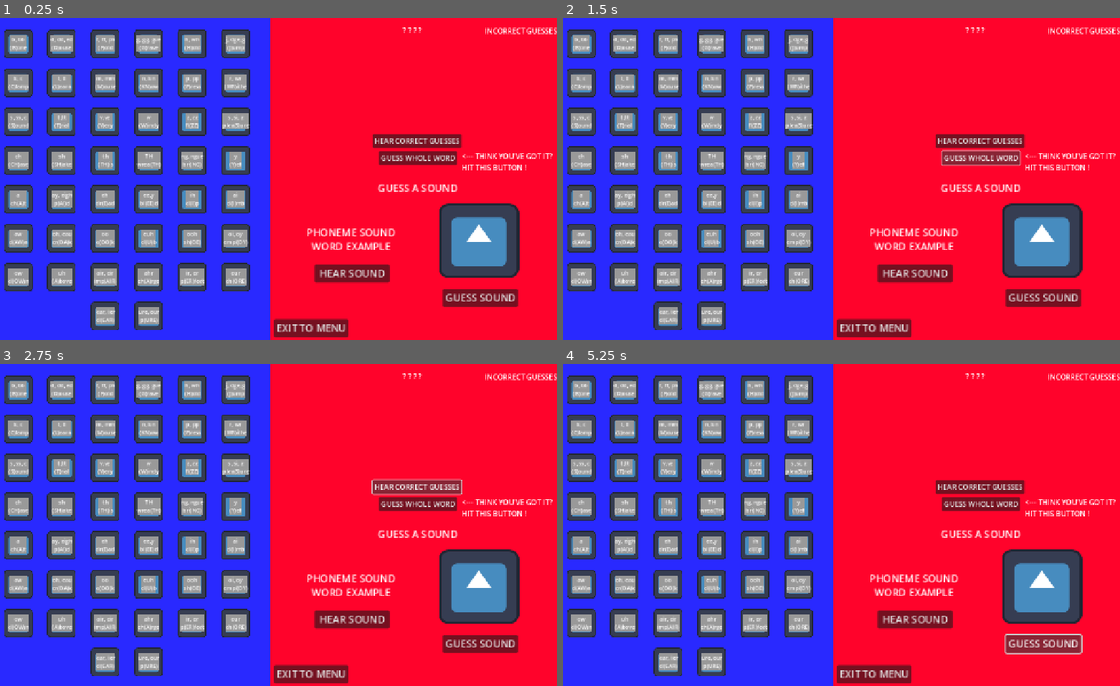
Above: before the commit, frames 1-4 (two rows, left to right).
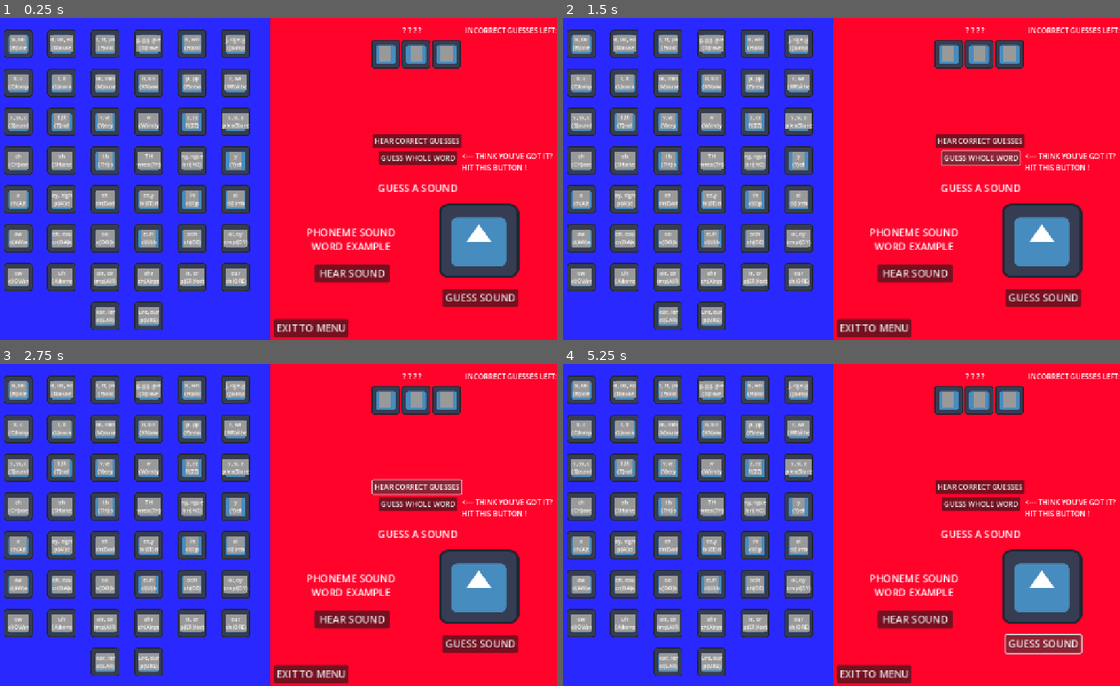
Above: after the commit, the same moments.

Repository: sym-z/phonetic-hangman
Game: Godot game, scene res://scenes/word_guesser/word_guesser.tscn
The game is run twice, just before and just after one commit, with the same random seed, the same clock (stepped at 60 frames per second) and the same inputs. The project has no main scene, so this scene is started directly. The engine's default icon, where the game draws it, is replaced by a stand-in: a white triangle on a blue panel in a dark square. Sound files missing from this copy of the repository are replaced by a short silence.
Inputs:
- Up to frame 1 (0.25 s): no input
- Up to frame 2 (1.5 s): click "HEAR CORRECT GUESSES" at 0.5 s; click "GUESS WHOLE WORD" at 1.25 s
- Up to frame 3 (2.75 s): click "HEAR CORRECT GUESSES" at 2 s
- Up to frame 4 (5.25 s): click "GUESS WHOLE WORD" at 2.75 s; click "HEAR CORRECT GUESSES" at 3.5 s; click "GUESS WHOLE WORD" at 4.25 s; click "GUESS SOUND" at 5 s

The runs differ from the first frame. In frame 1, 1.6% of the frame differs, in the area x 66-100%, y 2-16%; in frame 2, 1.6%; in frame 3, 1.6%; in frame 4, 1.6%.

Commit message:
Starting work on correct guesses display

Diff:
--- a/src/scenes/word_guesser/word_guesser.gd
+++ b/src/scenes/word_guesser/word_guesser.gd
@@ -1,7 +1,9 @@
 extends Control
 
-var debug := true;
-var guesses : int = 3
+var phoneme_selection_scene : PackedScene = preload("res://prefabs/phoneme_selection/phoneme_selection.tscn")
+# Will be ? eventually, is phoneme_selection as of right now
+var mystery_guess : PackedScene = preload("res://prefabs/phoneme_selection/phoneme_selection.tscn")
+
 
 @export var num_letters : Label
 @export var num_guesses : Label
@@ -12,9 +14,14 @@
 @export var phoneme_container : HFlowContainer
 
 
+var debug := true;
+var guesses : int = 3
 const NO_SELECTION : int = -1
 var current_selection :  int = NO_SELECTION
 var selected_sound : AudioStreamMP3
+var correct_guesses : Array[int]
+
+#TODO: Fill container of guesses with question marks = to the number of sounds in the word
 
 func _ready() -> void:
 	for child in phoneme_container.get_children():
@@ -22,9 +29,15 @@
 	if(debug):
 		Globals.decoded_built_word = [5,24,6]
 		Globals.decoded_typed_word = "JACK"
+	# Make ? for each typed letter
 	count_letters()
+	# Initialize guess count
 	guesses_changed()
+	# Initialize phoneme selection window
 	phoneme_selected()
+	# Initialize guess container with mystery guesses
+	initialize_guess_container()
+
 
 func count_letters():
 	num_letters.text = ""
@@ -46,3 +59,15 @@
 func _on_selection_added(id):
 	current_selection = id
 	phoneme_selected()
+
+func guess(guess_id : int):
+	for id in Globals.decoded_built_word:
+		if guess_id == id:
+			pass
+	pass
+
+func initialize_guess_container():
+	for sound in Globals.decoded_built_word:
+		var mystery_sound = mystery_guess.instantiate()
+		guess_container.add_child(mystery_sound)
+	print(guess_container.get_children())
--- a/src/scenes/word_guesser/word_guesser.tscn
+++ b/src/scenes/word_guesser/word_guesser.tscn
@@ -65,11 +65,11 @@
 horizontal_alignment = 1
 
 [node name="Guesses Left" type="Label" parent="Guess State"]
-offset_left = 1118.0
-offset_top = 17.0
-offset_right = 1241.0
-offset_bottom = 40.0
-text = "GUESSES LEFT: ?"
+offset_left = 1075.0
+offset_top = 16.0
+offset_right = 1254.0
+offset_bottom = 39.0
+text = "INCORRECT GUESSES: 3"
 
 [node name="Guess Word Info" type="Label" parent="Guess State"]
 offset_left = 1067.0
@@ -82,9 +82,9 @@
 [node name="Current Guesses Container" type="HFlowContainer" parent="Guess State"]
 offset_left = 679.0
 offset_top = 48.0
-offset_right = 719.0
-offset_bottom = 88.0
-scale = Vector2(14.277, 5.33808)
+offset_right = 1252.0
+offset_bottom = 249.0
+alignment = 1
 
 [node name="Hear Correct Guesses" type="Button" parent="Guess State"]
 offset_left = 868.0
